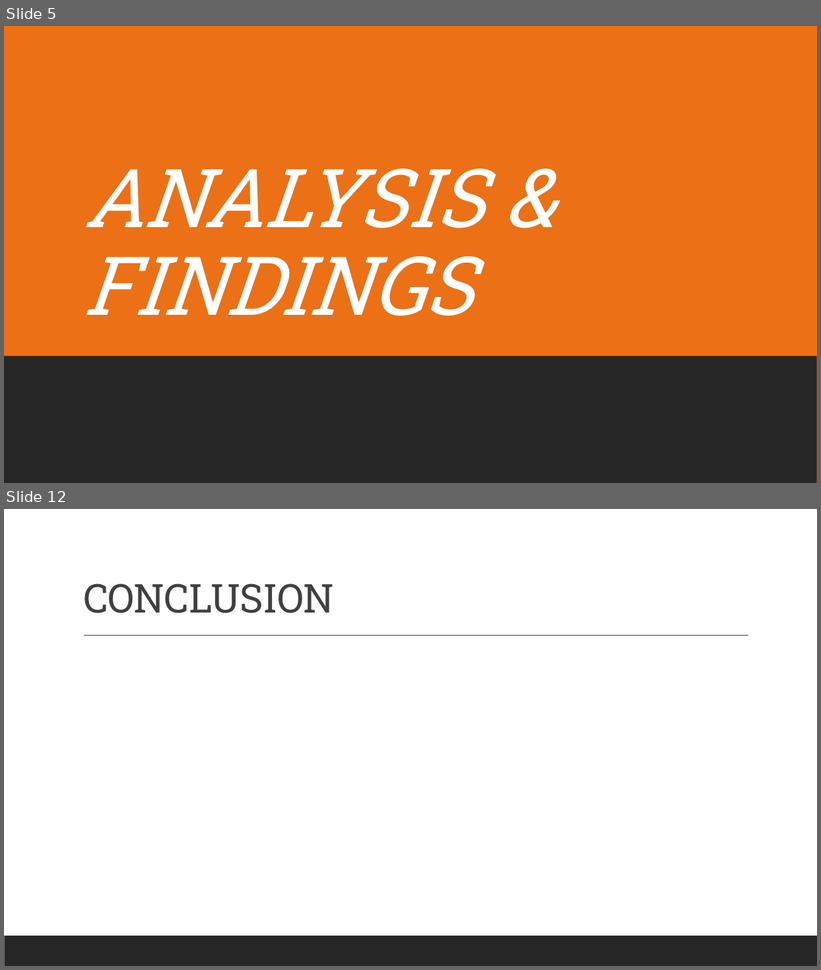
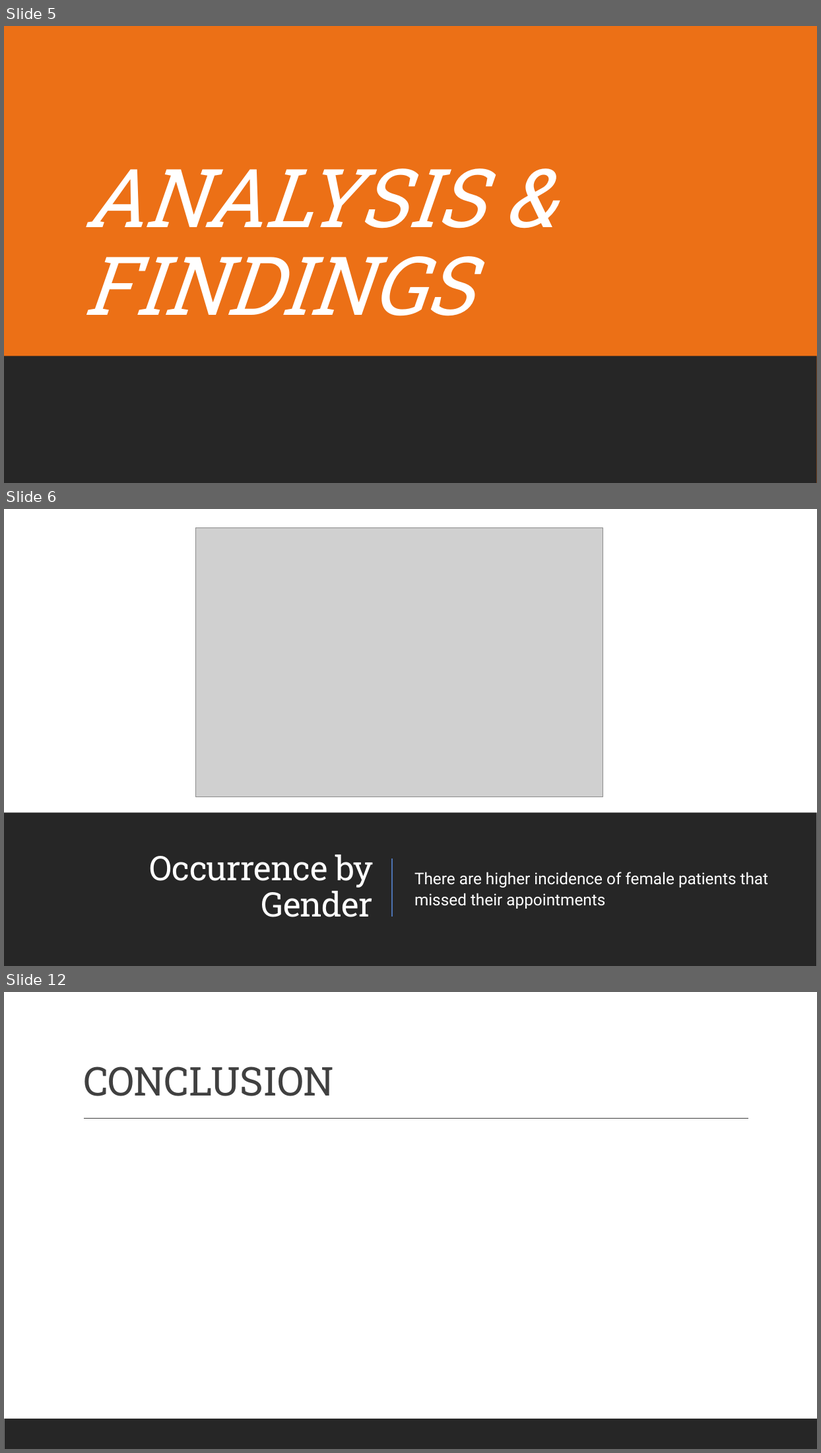
Before and after one commit to mgmboyd/DA-Capstone-Project, a slide deck: Presentation/BB Final Capstone Project PowerPoint V1.pptx. Shown one above the other, each under a label of ours: slides 5 and 12 before the commit, slides 5, 6 and 12 after it; the slides between them are not shown. The pictures are 821x970 and 821x1453 pixels, drawn with LibreOffice and Linux fonts; fonts in the diff are those of the drawing; grey boxes stand for pictures. Boxes give left, top, right and bottom in pixels: in the first picture for what was removed or moved away, otherwise in the second. Text is boxed around its words. In the diff, an @@ line names an element or a change of style, - is before the commit and + after.

```diff
--- a/Presentation/BB Final Capstone Project PowerPoint V1.pptx
+++ b/Presentation/BB Final Capstone Project PowerPoint V1.pptx
@@ slide 6 added at (4, 509, 817, 966), background #FFFFFF; not listed: 1 template element that a slide beside it also shows @@
@@ rectangle added at (4, 509, 817, 966), fill #FFFFFF @@
@@ picture added at (195, 528, 603, 797) @@
@@ rectangle added at (4, 813, 817, 966), fill #262626 @@
@@ title added at (150, 855, 373, 918), 40 pt, text #FFFFFF @@
+Occurrence by Gender
@@ line added from (393, 859) to (393, 917), #4C72B0 1.5 pt @@
@@ text added at (415, 872, 769, 909), 19 pt, text #FFFFFF @@
+  There are higher incidence of female patients that missed their appointments
```
Also in this commit, not shown: 5 other slides added, 6 slides removed.
